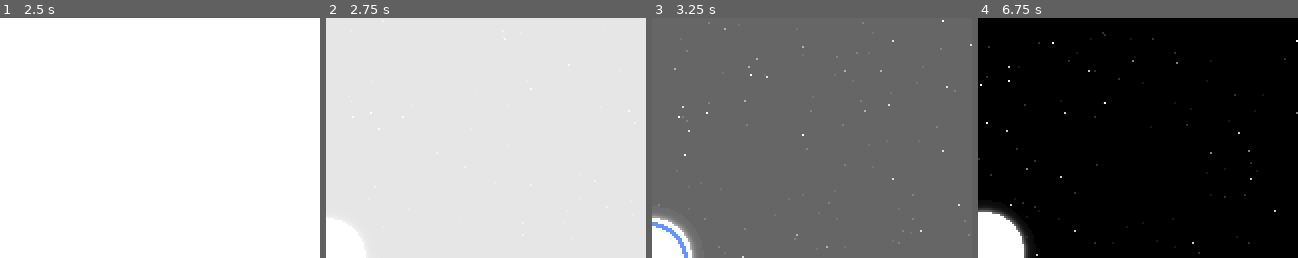
Above: before the commit, frames 1-4 (left to right).
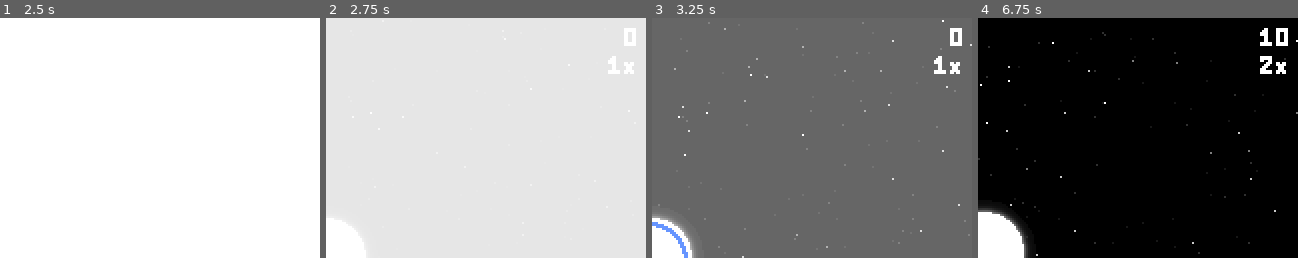
Above: after the commit, the same moments.

Repository: lethiandev/neutron-star
Game: Godot game, scene res://stages/menu/menu.tscn
Two runs of this game, one before a commit and one after it. Both use one fixed random seed, a clock stepped at 60 frames per second and the inputs below.
Inputs:
- Up to frame 1 (2.5 s): tap Space (start) at 0.6, 1.55, 2.3 s; tap A (action_a) at 1.35 s; tap Enter at 2 s; tap B (action_b) at 2.1 s
- Up to frame 2 (2.75 s): no input
- Up to frame 3 (3.25 s): tap P (action_p) at 2.85 s; tap Space (start) at 3.05 s
- Up to frame 4 (6.75 s): tap X (action_x) at 3.6 s; tap Space (start) at 3.8, 4.35, 5.1, 6.05 s; tap A (action_a) at 5.85 s; tap B (action_b) at 6.6 s
The pictures show only the part of the screen within x 50-100%, y 0-50%; the shares and areas given below are measured in that part.

Frame 1 is identical in both runs. In frame 2, 0.5% of the frame differs, in the area x 88-97%, y 4-24%; in frame 3, 0.5%; in frame 4, 0.7%.

Commit message:
Add scoring system

Diff:
--- a/src/stages/gameplay/gameplay.gd
+++ b/src/stages/gameplay/gameplay.gd
@@ -9,6 +9,9 @@
 
 var cooldown: float = 0.0
 var health: float = 1.0
+
+var score: int = 0
+var multiplier: int = 1
 
 var last_group: String = ""
 var hitted: float = 0.0
@@ -39,6 +42,8 @@
 func _populate_interface_state() -> void:
 	$Interface/CenterContainer/CooldownBar.progress = cooldown
 	$Interface/CenterContainer/HealthBar.progress = health
+	$Interface/Score.text = ("%d" % score)
+	$Interface/Multiplier.text = ("%dx" % multiplier)
 
 func _process_unit_group(p_group: String) -> void:
 	var nodes = get_tree().get_nodes_in_group(p_group)
@@ -57,9 +62,12 @@
 		$World/NeutronStar.shoot(pos)
 		$Camera2D.shake_low()
 		p_unit.hit()
+		score += 10 * multiplier
+		multiplier += 1
 
 func _handle_unit_miss() -> void:
 	cooldown = 1.0
+	multiplier = 1
 	$MissEffectPlayer.play()
 
 func _on_neutron_star_unit_hitted(p_unit: UnitBase) -> void:
@@ -73,6 +81,7 @@
 
 func _take_damage(p_from: UnitBase) -> void:
 	health -= 0.30
+	multiplier = 1
 	if health < -0.1:
 		_game_failure()
 
@@ -85,3 +94,4 @@
 	$Interface/Courtain/AnimationPlayer.play("fade_out")
 	yield($Interface/Courtain/AnimationPlayer, "animation_finished")
 	get_tree().change_scene("res://stages/game_over/game_over.tscn")
+	get_tree().set_meta("final_score", score)
--- a/src/stages/gameplay/gameplay.tscn
+++ b/src/stages/gameplay/gameplay.tscn
@@ -1,8 +1,9 @@
-[gd_scene load_steps=14 format=2]
+[gd_scene load_steps=15 format=2]
 
 [ext_resource path="res://background/background.tscn" type="PackedScene" id=1]
 [ext_resource path="res://stages/gameplay/gameplay.gd" type="Script" id=2]
 [ext_resource path="res://stages/gameplay/music/artemis.ogg" type="AudioStream" id=3]
+[ext_resource path="res://fonts/score/score.font.tres" type="BitmapFont" id=4]
 [ext_resource path="res://neutron_star/neutron_star.tscn" type="PackedScene" id=5]
 [ext_resource path="res://stages/effects/shake_effect.gd" type="Script" id=6]
 [ext_resource path="res://stages/gameplay/camera.gd" type="Script" id=7]
@@ -69,6 +70,32 @@
 margin_right = 192.0
 margin_bottom = 152.0
 
+[node name="Score" type="Label" parent="Interface"]
+anchor_right = 1.0
+margin_left = 4.0
+margin_top = 4.0
+margin_right = -4.0
+margin_bottom = 16.0
+custom_fonts/font = ExtResource( 4 )
+text = "123"
+align = 2
+__meta__ = {
+"_edit_use_anchors_": false
+}
+
+[node name="Multiplier" type="Label" parent="Interface"]
+anchor_right = 1.0
+margin_left = 4.0
+margin_top = 18.0
+margin_right = -4.0
+margin_bottom = 30.0
+custom_fonts/font = ExtResource( 4 )
+text = "1x"
+align = 2
+__meta__ = {
+"_edit_use_anchors_": false
+}
+
 [node name="Courtain" type="ColorRect" parent="Interface"]
 pause_mode = 2
 modulate = Color( 1, 1, 1, 0 )
